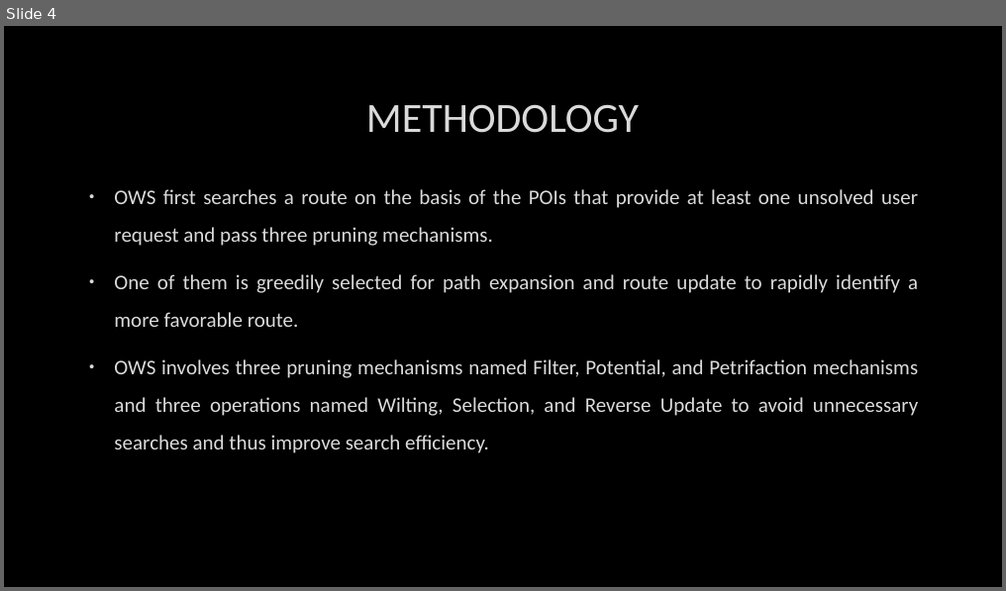
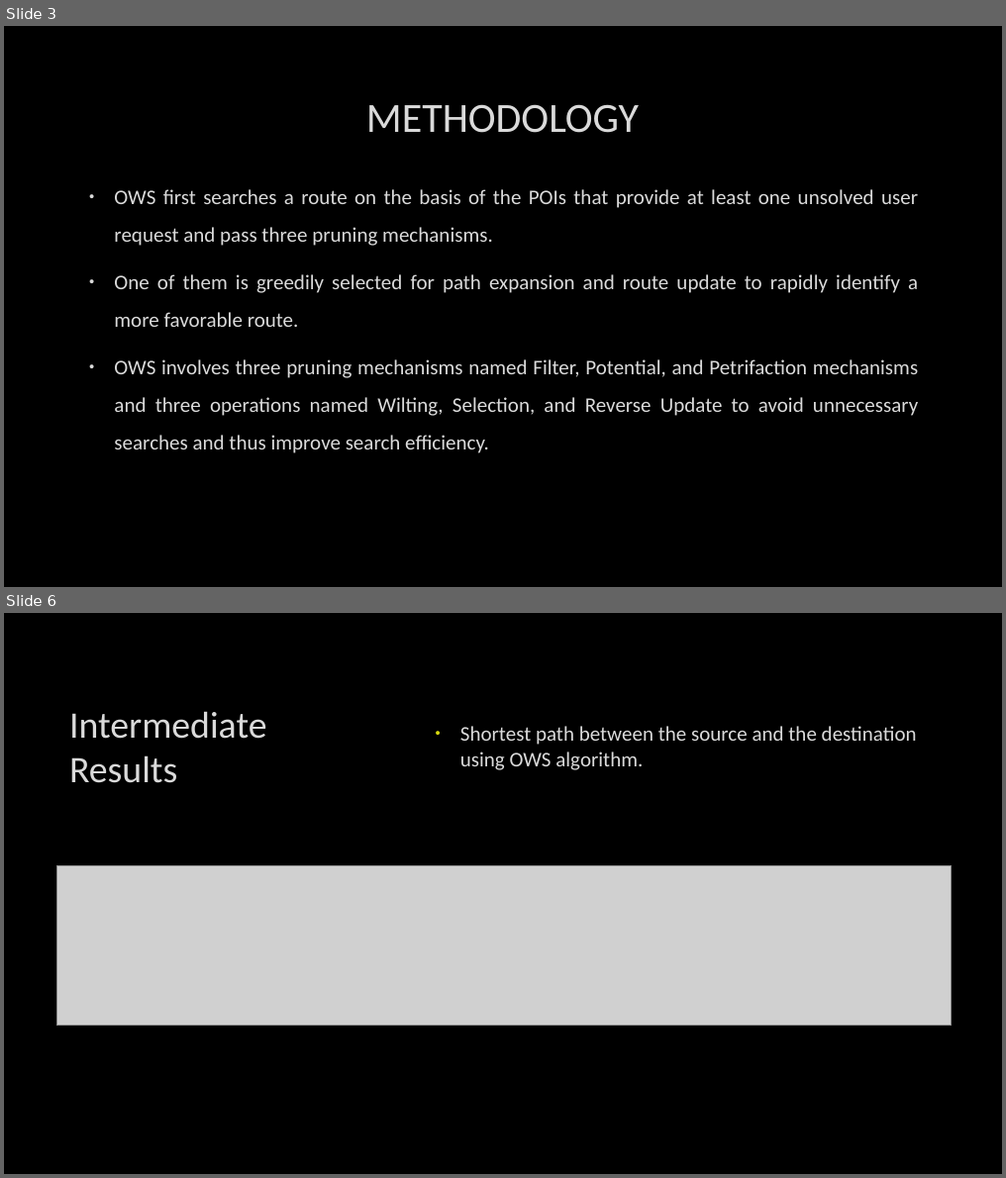
Before and after one commit to saketh-r0ck/Lab-Repository, a slide deck: Project/Algo/Advance algo project proposal.pptx. Shown one above the other, each under a label of ours: slide 4 before the commit, slides 3 and 6 after it; the slides between them are not shown. The pictures are 1006x591 and 1006x1178 pixels, drawn with LibreOffice and Linux fonts; fonts in the diff are those of the drawing; grey boxes stand for pictures; background and template pictures are left out. Boxes give left, top, right and bottom in pixels: in the first picture for what was removed or moved away, otherwise in the second. Text is boxed around its words. In the diff, an @@ line names an element or a change of style, - is before the commit and + after.

```diff
--- a/Project/Algo/Advance algo project proposal.pptx
+++ b/Project/Algo/Advance algo project proposal.pptx
@@ slide 6 added at (4,613,1002,1174), background picture (left out) @@
@@ title added at (69,711,266,783), 36 pt, text #DADADA @@
+Intermediate Results
@@ text added at (460,726,917,770), 20 pt, text #DADADA @@
+• Shortest path between the source and the destination using OWS algorithm.
@@ picture added at (56,865,951,1026) @@
@@ what was slide 4 is now slide 3 @@
```
Also in this commit, not shown: 2 slides changed, 2 other slides added, 3 slides removed, 3 other files.
